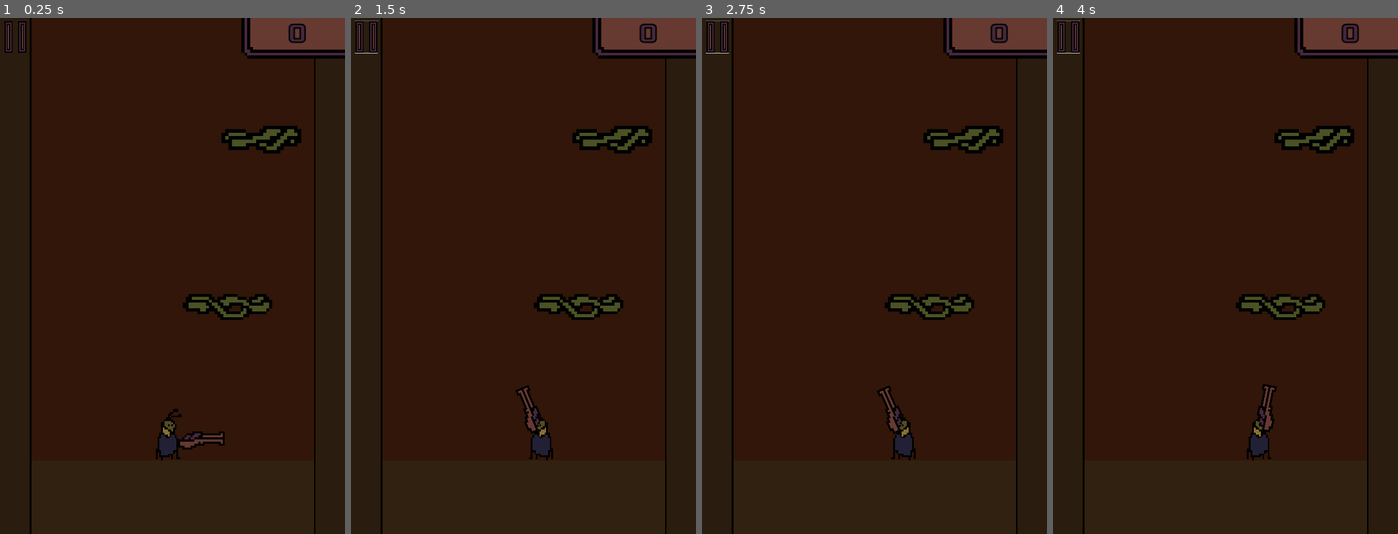
Above: before the commit, frames 1-4 (left to right).
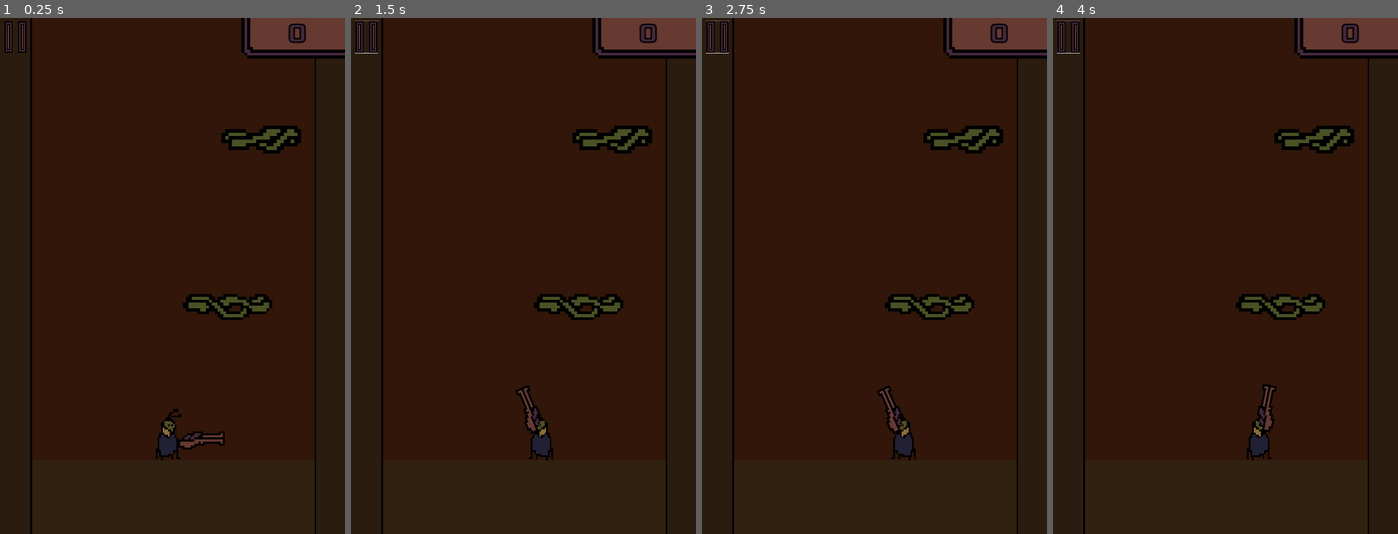
Above: after the commit, the same moments.

Repository: ottop/Shell_Jump_Go
Game: Godot game, scene res://main.tscn
The game is run twice, just before and just after one commit, with the same random seed, the same clock (stepped at 60 frames per second) and the same inputs.
Inputs (mouse positions are in pixels of both pictures, inside the frame that each line leads up to):
- Up to frame 1 (0.25 s): no input
- Up to frame 2 (1.5 s): click (364, 38) at 0.52 s; click (364, 38) at 1.27 s
- Up to frame 3 (2.75 s): click (715, 38) at 2.02 s
- Up to frame 4 (4 s): click (1066, 38) at 2.77 s; tap Enter at 3.5 s; move the mouse to (1301, 250) at 3.52 s; click (1301, 250) at 3.67 s

The runs differ from the first frame. In frame 1, 0.7% of the frame differs, in the area x 8-92%, y 0-100%; in frame 2, 0.7%; in frame 3, 0.7%; in frame 4, 0.7%.

Commit message:
Added a game over menu, restart and quit

Diff:
--- a/background.tscn
+++ b/background.tscn
@@ -3,7 +3,7 @@
 [ext_resource type="Texture2D" uid="uid://dgbgo16ug0j6d" path="res://art/repeatedbg.png" id="1_02xjt"]
 
 [node name="Background" type="TextureRect"]
-anchors_preset = -1
+z_index = -1
 offset_left = -35.0
 offset_top = -19.0
 offset_right = 2525.0
--- a/character.gd
+++ b/character.gd
@@ -2,6 +2,7 @@
 
 signal turned
 signal validshot
+signal dead
 
 @export var floor_slideness = 0.7
 @export var air_slideness = 1
@@ -11,6 +12,7 @@
 @export var max_jumps = 2
 @export var jumps = max_jumps
 
+var fallen = false
 var gravity = ProjectSettings.get_setting("physics/2d/default_gravity")
 
 func _physics_process(delta):
@@ -51,6 +53,6 @@
 	show()
 
 func _on_camera_2d_bottom(bottom):
-	if global_transform.origin.y > bottom:
-		print("dead")
-		get_tree().quit()
+	if global_transform.origin.y > bottom and fallen == false:
+		dead.emit()
+		fallen = true
--- a/hud.gd
+++ b/hud.gd
@@ -1,6 +1,18 @@
 extends CanvasLayer
+
+signal restart
 
 var score = 0
 func _on_main_score_up():
 	score += 1
 	$ScoreLabel.text = str(score)
+
+
+func _on_restart_pressed():
+	score = 0
+	$ScoreLabel.text = str(score)
+	restart.emit()
+
+
+func _on_quit_pressed():
+	get_tree().quit()
--- a/hud.tscn
+++ b/hud.tscn
@@ -1,10 +1,13 @@
-[gd_scene load_steps=7 format=3 uid="uid://tc3nbcajbnkq"]
+[gd_scene load_steps=10 format=3 uid="uid://tc3nbcajbnkq"]
 
 [ext_resource type="Script" path="res://hud.gd" id="1_rb1vs"]
 [ext_resource type="Texture2D" uid="uid://xy1b6m8m65kx" path="res://art/scoreblock2.png" id="1_w01i4"]
 [ext_resource type="Texture2D" uid="uid://di2pw4eagbug6" path="res://art/scoreblock.png" id="2_umoo8"]
 [ext_resource type="FontFile" uid="uid://bp3b8yqtffg18" path="res://fonts/Xolonium-Regular.ttf" id="2_vo6tp"]
 [ext_resource type="Texture2D" uid="uid://dpgvgvqr5ccw0" path="res://art/pause.png" id="5_2ayeh"]
+[ext_resource type="Texture2D" uid="uid://dlglb1mpdkk1u" path="res://art/gameover.png" id="6_m8yd5"]
+[ext_resource type="Texture2D" uid="uid://chprlk2q77572" path="res://art/resume.png" id="7_6npok"]
+[ext_resource type="Texture2D" uid="uid://e2qla0yo4sxv" path="res://art/quit.png" id="8_2nh0r"]
 
 [sub_resource type="LabelSettings" id="LabelSettings_6sw2f"]
 font = ExtResource("2_vo6tp")
@@ -38,7 +41,7 @@
 scale = Vector2(0.5, 0.5)
 texture = ExtResource("2_umoo8")
 
-[node name="Button" type="Button" parent="."]
+[node name="Pause" type="Button" parent="."]
 offset_left = 7.0
 offset_top = 5.0
 offset_right = 205.0
@@ -46,3 +49,31 @@
 scale = Vector2(0.2, 0.2)
 icon = ExtResource("5_2ayeh")
 flat = true
+
+[node name="Gameover" type="Sprite2D" parent="."]
+visible = false
+position = Vector2(293, 312)
+texture = ExtResource("6_m8yd5")
+
+[node name="Restart" type="Button" parent="."]
+visible = false
+offset_left = 171.0
+offset_top = 494.0
+offset_right = 649.0
+offset_bottom = 712.0
+scale = Vector2(0.5, 0.5)
+icon = ExtResource("7_6npok")
+flat = true
+
+[node name="Quit" type="Button" parent="."]
+visible = false
+offset_left = 174.0
+offset_top = 638.0
+offset_right = 652.0
+offset_bottom = 856.0
+scale = Vector2(0.5, 0.5)
+icon = ExtResource("8_2nh0r")
+flat = true
+
+[connection signal="pressed" from="Restart" to="." method="_on_restart_pressed"]
+[connection signal="pressed" from="Quit" to="." method="_on_quit_pressed"]
--- a/main.gd
+++ b/main.gd
@@ -6,6 +6,9 @@
 @export var pf_scene2: PackedScene
 @export var pf_scene3: PackedScene
 @export var pf_scene4: PackedScene
+@export var char_scene: PackedScene
+@export var wall_scene: PackedScene
+@export var bg_scene: PackedScene
 @export var scaling = 0.6
 @export var pos_y_min = 150
 @export var pos_y_max = 350
@@ -16,32 +19,31 @@
 var prev_pos
 var platforms = []
 var prev_height = 0
+var char
+var wall
+var bg
 
 func _ready():
-	$Character.start($Start.position)
-
-	make_platform(true)
-
-	for x in range(10):
-		make_platform(false)
+	new_game()
 
 func _process(delta):
-	if ($Character.position.y < prev_height):
-		prev_height = $Character.position.y
-		$Wall.position.y = prev_height
-		$Background.position.y = prev_height - 500
-	if $Character.get_last_slide_collision() != null:
+	if (char != null):
+		if (char.position.y < prev_height):
+			prev_height = char.position.y
+			wall.position.y = prev_height
+			bg.position.y = prev_height - 500
+		if char.get_last_slide_collision() != null:
 
-		for i in range(platforms.size()):
+			for i in range(platforms.size()):
 
-			if platforms[-i-1] == $Character.get_last_slide_collision().get_collider():
+				if platforms[-i-1] == char.get_last_slide_collision().get_collider():
 
-				for j in range(platforms.size()-i):
-					make_platform(false)
-					platforms.remove_at(0)
-					score_up.emit()
+					for j in range(platforms.size()-i):
+						make_platform(false)
+						platforms.remove_at(0)
+						score_up.emit()
 
-				break
+					break
 
 func make_platform(first):
 	var scene = randi_range(0,3)
@@ -64,7 +66,7 @@
 		pf.position.y -= randf_range(pos_y_min, pos_y_max)
 
 	else:
-		pf.position.y=$Character.global_transform.origin.x
+		pf.position.y=char.global_transform.origin.x
 		pf.position.y -= randf_range(pos_y_min-start_y_minus, pos_y_max-start_y_minus)
 
 	pf.position.x += randf_range(pos_x_min,pos_x_max)
@@ -74,3 +76,40 @@
 	prev_pos = pf.position
 
 	platforms.append(pf)
+
+func new_game():
+	bg = bg_scene.instantiate()
+	add_child(bg)
+	wall = wall_scene.instantiate()
+	add_child(wall)
+	char = char_scene.instantiate()
+	add_child(char)
+	char.dead.connect(_on_character_dead)
+	$HUD/Gameover.hide()
+	$HUD/Restart.hide()
+	$HUD/Quit.hide()
+	$Character.show()
+	wall.show()
+	$Ground.show()
+	$HUD/Pause.show()
+	char.start($Start.position)
+
+	make_platform(true)
+
+	for x in range(10):
+		make_platform(false)
+
+func _on_character_dead():
+
+	get_tree().call_group("pfs", "queue_free")
+	$HUD/Gameover.show()
+	$HUD/Restart.show()
+	$HUD/Quit.show()
+	bg.queue_free()
+	wall.queue_free()
+	$Ground.hide()
+	$HUD/Pause.hide()
+	prev_height = 0
+	platforms = []
+	prev_pos = null
+	char.queue_free()
--- a/main.tscn
+++ b/main.tscn
@@ -17,6 +17,9 @@
 pf_scene2 = ExtResource("3_ranjx")
 pf_scene3 = ExtResource("4_o4bbr")
 pf_scene4 = ExtResource("5_dqfu5")
+char_scene = ExtResource("1_40b6w")
+wall_scene = ExtResource("3_gv5en")
+bg_scene = ExtResource("1_878dy")
 
 [node name="Background" parent="." instance=ExtResource("1_878dy")]
 anchors_preset = 8
@@ -32,9 +35,6 @@
 grow_vertical = 2
 expand_mode = 2
 
-[node name="Wall" parent="." instance=ExtResource("3_gv5en")]
-position = Vector2(-65, -48)
-
 [node name="Ground" parent="." instance=ExtResource("2_jmtls")]
 position = Vector2(-226, -643)
 scale = Vector2(2, 2)
@@ -42,10 +42,7 @@
 [node name="Start" type="Marker2D" parent="."]
 position = Vector2(225, 469)
 
-[node name="Character" parent="." instance=ExtResource("1_40b6w")]
-position = Vector2(79, -59)
-slide_on_ceiling = false
-
 [node name="HUD" parent="." instance=ExtResource("10_yqg2y")]
 
 [connection signal="score_up" from="." to="HUD" method="_on_main_score_up"]
+[connection signal="restart" from="HUD" to="." method="new_game"]
--- a/platform.tscn
+++ b/platform.tscn
@@ -2,7 +2,7 @@
 
 [ext_resource type="Texture2D" uid="uid://eqikyye7mt2f" path="res://art/root9.png" id="1_670j8"]
 
-[node name="Platform" type="AnimatableBody2D"]
+[node name="Platform" type="AnimatableBody2D" groups=["pfs"]]
 
 [node name="Sprite" type="Sprite2D" parent="."]
 scale = Vector2(0.6, 0.6)
--- a/platform_2.tscn
+++ b/platform_2.tscn
@@ -5,7 +5,7 @@
 [sub_resource type="RectangleShape2D" id="RectangleShape2D_csapx"]
 size = Vector2(156, 1)
 
-[node name="Platform2" type="AnimatableBody2D"]
+[node name="Platform2" type="AnimatableBody2D" groups=["pfs"]]
 
 [node name="Sprite" type="Sprite2D" parent="."]
 scale = Vector2(0.5, 0.5)
--- a/platform_3.tscn
+++ b/platform_3.tscn
@@ -2,7 +2,7 @@
 
 [ext_resource type="Texture2D" uid="uid://cibib0umb8c54" path="res://art/root8.png" id="1_vgq2b"]
 
-[node name="Platform3" type="AnimatableBody2D"]
+[node name="Platform3" type="AnimatableBody2D" groups=["pfs"]]
 
 [node name="Sprite" type="Sprite2D" parent="."]
 scale = Vector2(0.3, 0.3)
--- a/platform_4.tscn
+++ b/platform_4.tscn
@@ -2,7 +2,7 @@
 
 [ext_resource type="Texture2D" uid="uid://6pkuk8q22rsu" path="res://art/root5.png" id="1_0gwpf"]
 
-[node name="Platform4" type="AnimatableBody2D"]
+[node name="Platform4" type="AnimatableBody2D" groups=["pfs"]]
 
 [node name="Sprite" type="Sprite2D" parent="."]
 scale = Vector2(0.3, 0.3)
--- a/project.godot
+++ b/project.godot
@@ -13,6 +13,7 @@
 config/name="Shell Jump Go"
 run/main_scene="res://main.tscn"
 config/features=PackedStringArray("4.0", "Mobile")
+boot_splash/show_image=false
 config/icon="res://icon.svg"
 
 [display]
--- a/wall.tscn
+++ b/wall.tscn
@@ -9,6 +9,7 @@
 
 [node name="Wall" type="StaticBody2D"]
 z_index = 1
+position = Vector2(-64, 15)
 physics_material_override = SubResource("PhysicsMaterial_47gp2")
 
 [node name="Sprite2D" type="Sprite2D" parent="."]
